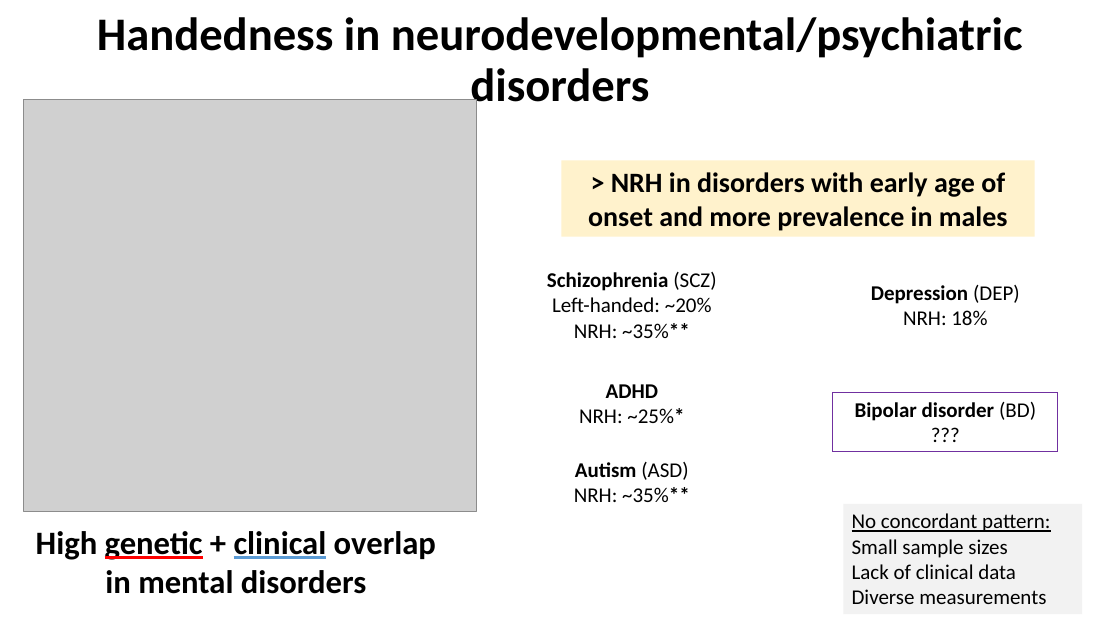
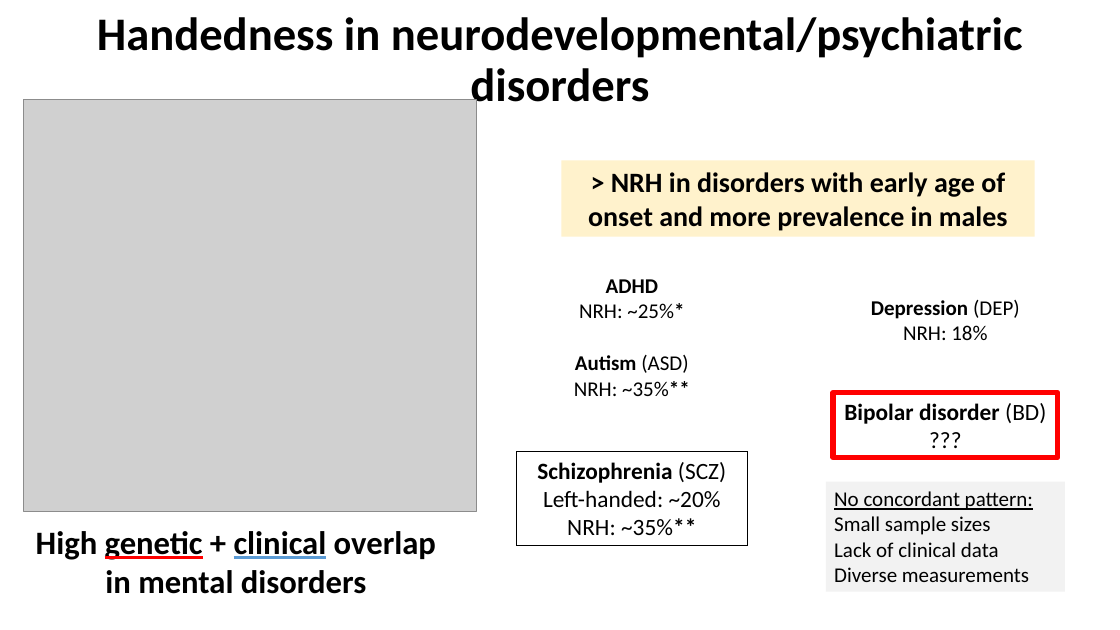
Before and after one commit to igarcia17/EHI_laterality, a slide deck: slide 3 of NorthSeaLateralityCongress_InesGarciaOrtiz.pptx (slide 4 before the commit). Drawn at 1120x630 pixels with LibreOffice and Linux fonts; fonts in the diff are those of the drawing; grey boxes stand for pictures. Boxes give left, top, right and bottom in pixels: in the first picture for what was removed or moved away, otherwise in the second. Text is boxed around its words. In the diff, an @@ line names an element or a change of style, - is before the commit and + after.

```diff
--- a/NorthSeaLateralityCongress_InesGarciaOrtiz.pptx
+++ b/NorthSeaLateralityCongress_InesGarciaOrtiz.pptx
@@ text "ADHD": place and size @@
-text "ADHD" at (579,384,684,423)
+text "ADHD" at (579,279,684,318)
@@ text "Depression (DEP)": place and size @@
-text "Depression (DEP)" at (871,285,1020,325)
+text "Depression (DEP)" at (871,300,1020,340)
@@ text "Autism (ASD)": place and size @@
-text "Autism (ASD)" at (574,462,690,502)
+text "Autism (ASD)" at (574,355,690,396)
@@ rectangle "Bipolar disorder (BD)": place and size @@
-rectangle "Bipolar disorder (BD)" at (833,392,1059,452)
+rectangle "Bipolar disorder (BD)" at (833,392,1059,457)
@@ rectangle "Bipolar disorder (BD)" at (833,392,1059,457): size 18 to 20 pt; outline #7030A0 0.75 pt to #FF0000 4.5 pt @@
@@ rectangle "Schizophrenia (SCZ)": place and size @@
-rectangle "Schizophrenia (SCZ)" at (547,272,716,338)
+rectangle "Schizophrenia (SCZ)" at (517,452,747,545)
@@ rectangle "Schizophrenia (SCZ)" at (517,452,747,545): size 18 to 20 pt; outline none to #000000 0.75 pt @@
@@ rectangle "No concordant pattern:": place and size @@
-rectangle "No concordant pattern:" at (844,504,1082,614)
+rectangle "No concordant pattern:" at (826,481,1065,592)
```
Also in this commit, not shown: 1 other slide changed, 4 slides added, 1 slide removed, 37 other files.
